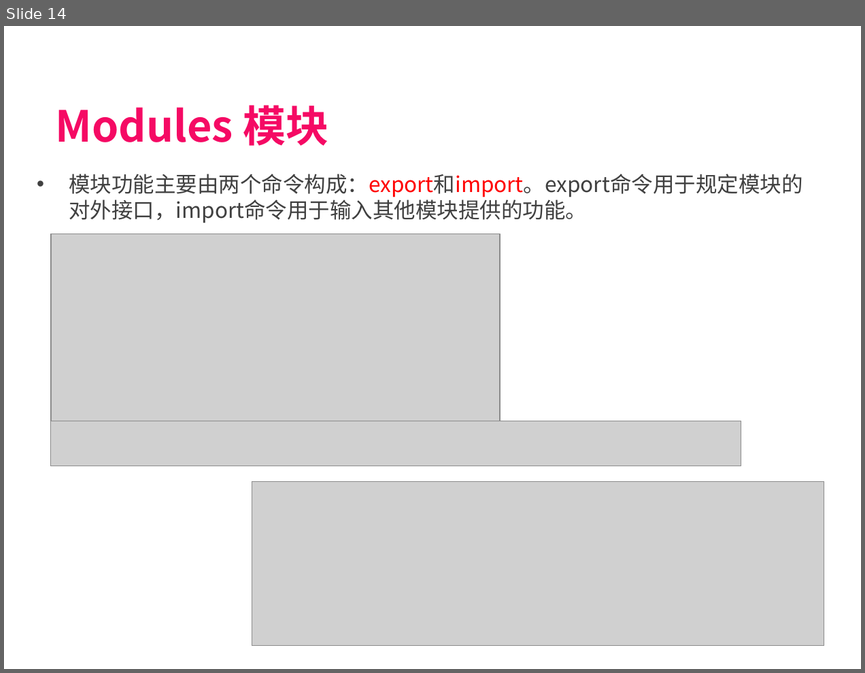
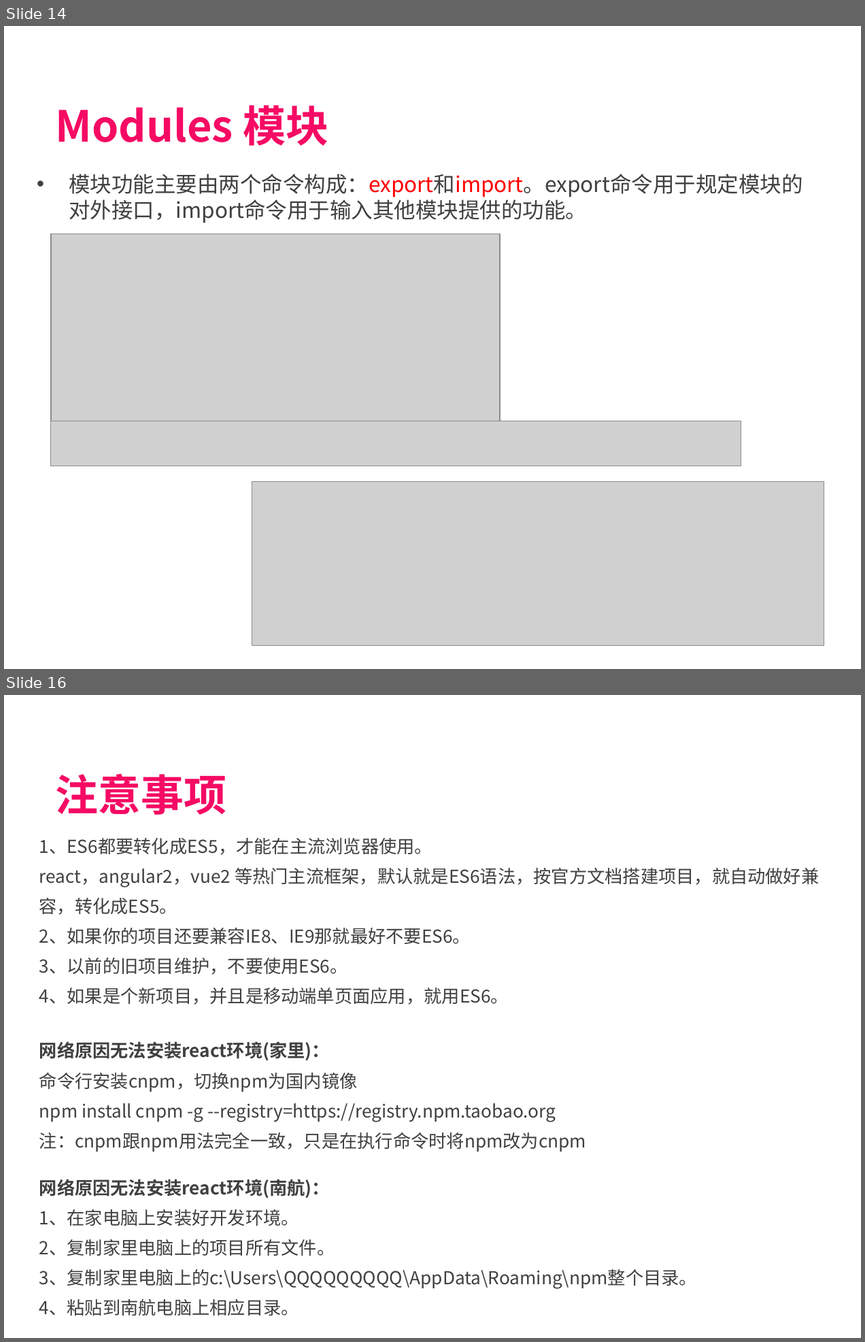
Before and after one commit to weianzi/ES6, a slide deck: ES6.pptx. Shown one above the other, each under a label of ours: slide 14 before the commit, slides 14 and 16 after it; the slides between them are not shown. The pictures are 865x673 and 865x1342 pixels, drawn with LibreOffice and Linux fonts; fonts in the diff are those of the drawing; grey boxes stand for pictures; background and template pictures are left out. Boxes give left, top, right and bottom in pixels: in the first picture for what was removed or moved away, otherwise in the second. Text is boxed around its words. In the diff, an @@ line names an element or a change of style, - is before the commit and + after.

```diff
--- a/ES6.pptx
+++ b/ES6.pptx
@@ slide 16 added at <box>4,695,861,1338</box>, background picture (left out) @@
@@ title added at <box>56,773,227,815</box>, 36 pt, text #F50A64, bold @@
+      注意事项
@@ text added at <box>39,838,819,1004</box>, 15 pt, text #404040 @@
+1、ES6都要转化成ES5，才能在主流浏览器使用。
+react，angular2，vue2 等热门主流框架，默认就是ES6语法，按官方文档搭建项目，就自动做好兼容，转化成ES5。
+2、如果你的项目还要兼容IE8、IE9那就最好不要ES6。
+3、以前的旧项目维护，不要使用ES6。
+4、如果是个新项目，并且是移动端单页面应用，就用ES6。
@@ text added at <box>39,1041,586,1151</box>, 15 pt, text #404040 @@
+网络原因无法安装react环境(家里)：
+命令行安装cnpm，切换npm为国内镜像
+npm install cnpm -g --registry=https://registry.npm.taobao.org
+注：cnpm跟npm用法完全一致，只是在执行命令时将npm改为cnpm
@@ text added at <box>39,1178,697,1315</box>, 15 pt, text #404040 @@
+网络原因无法安装react环境(南航)：
+1、在家电脑上安装好开发环境。
+2、复制家里电脑上的项目所有文件。
+3、复制家里电脑上的c:\Users\QQQQQQQQQ\AppData\Roaming\npm整个目录。
+4、粘贴到南航电脑上相应目录。
```
Also in this commit, not shown: 4 slides changed, 1 slide removed.
